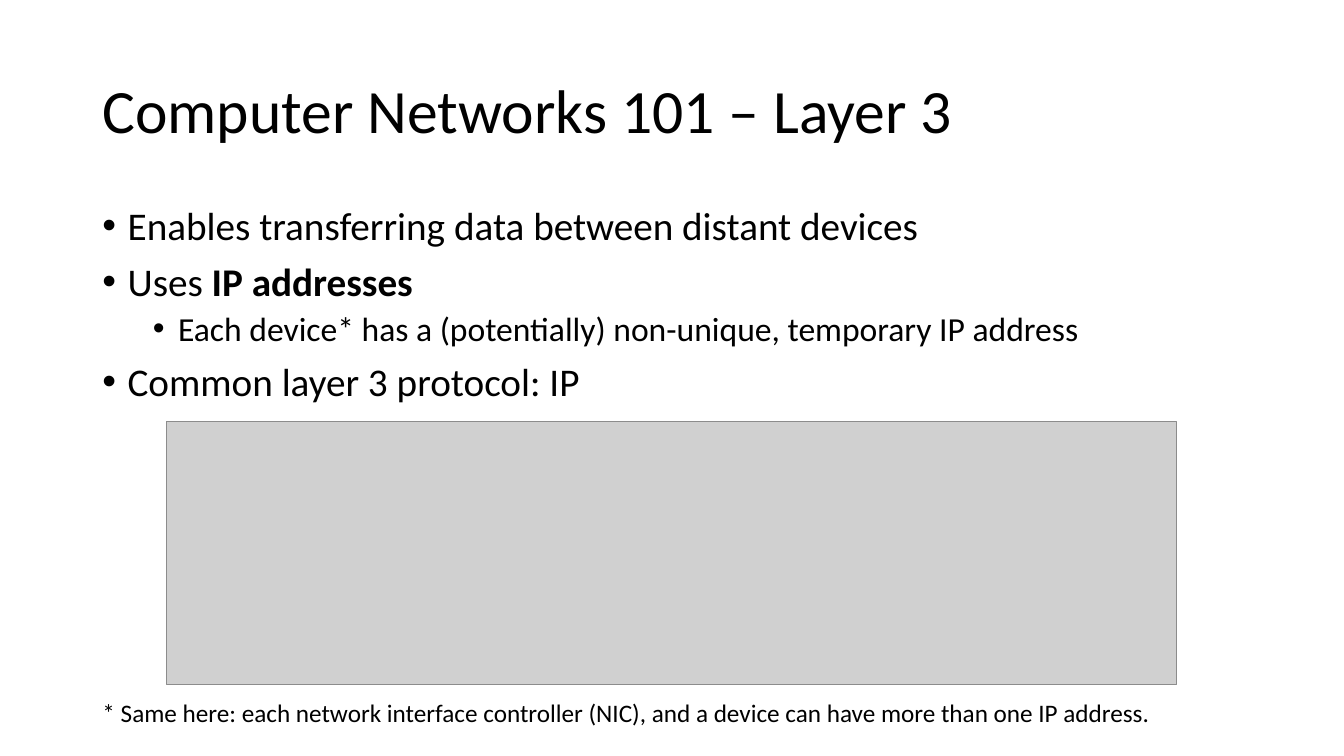
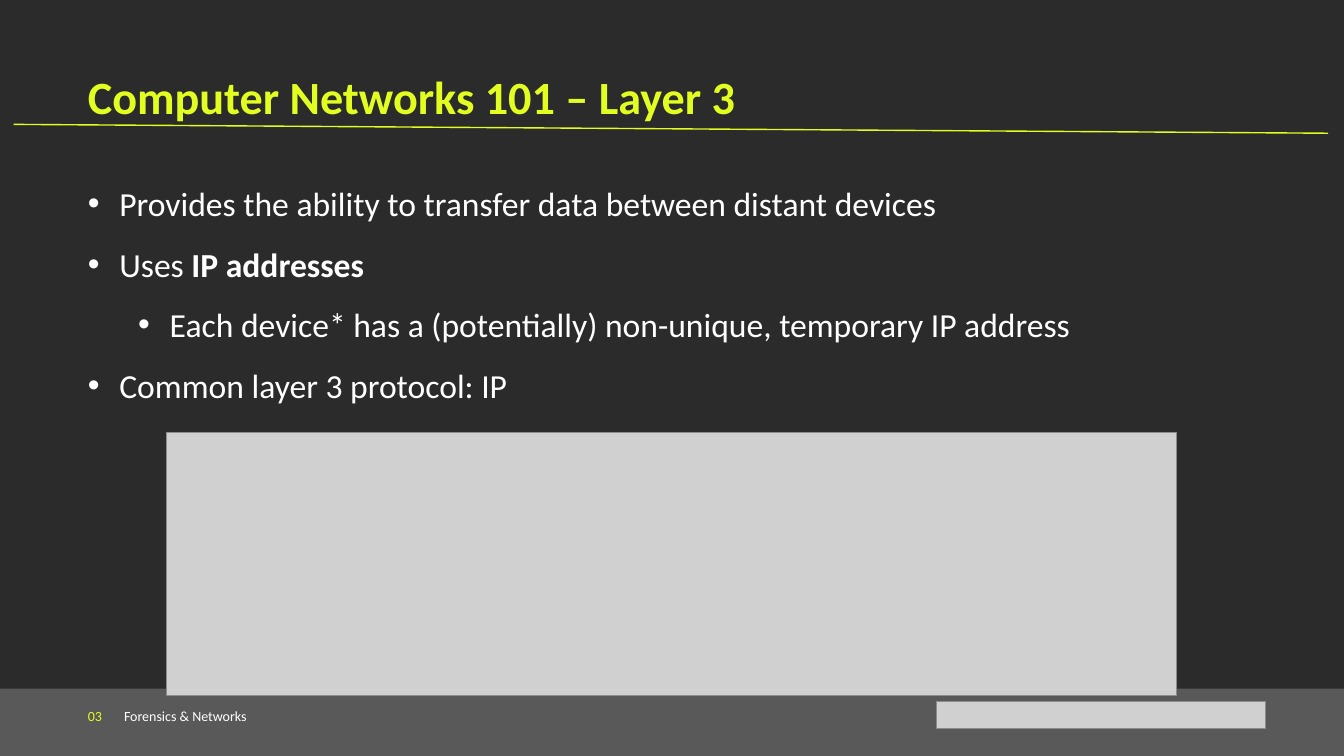
Before and after one commit to Cyanivde/technion-ctf, a slide deck: slide 12 of files/forensics-networks.pptx. Drawn at 1344x756 pixels with LibreOffice and Linux fonts; fonts in the diff are those of the drawing; grey boxes stand for pictures; background and template pictures are left out; a plain dark background stands for a picture behind light text. Boxes give left, top, right and bottom in pixels: in the first picture for what was removed or moved away, otherwise in the second. Text is boxed around its words. In the diff, an @@ line names an element or a change of style, - is before the commit and + after.

```diff
--- a/files/forensics-networks.pptx
+++ b/files/forensics-networks.pptx
@@ background #FFFFFF to picture (left out) @@
@@ text "Computer Networks 101 – Layer ...": place and size @@
-text "Computer Networks 101 – Layer ..." at [102, 90, 952, 143]
+text "Computer Networks 101 – Layer ..." at [88, 81, 735, 126]
@@ text "Computer Networks 101 – Layer ..." at [88, 81, 735, 126]: size 44 to 33 pt, text colour #000000 to #E2FE21, bold on; line spacing 0.9 to 1; vertical alignment middle to top @@
@@ line added from (14, 124) to (1329, 133), #E2FE21 1 pt @@
@@ text added at [119, 192, 1070, 404], 24 pt, text #FFFFFF @@
+• Provides the ability to transfer data between distant devices
+• Uses IP addresses
+  • Each device* has a (potentially) non-unique, temporary IP address
+• Common layer 3 protocol: IP
@@ text removed at [121, 212, 1149, 726] @@
-• Enables transferring data between distant devices
-• Uses IP addresses
-  • Each device* has a (potentially) non-unique, temporary IP address
-• Common layer 3 protocol: IP
-* Same here: each network interface controller (NIC), and a device can have more than one IP address.
@@ picture: place and size @@
-picture at [167, 421, 1178, 685]
+picture at [167, 433, 1178, 696]
@@ rectangle added at [0, 689, 1344, 756], fill #595959 @@
@@ text added at [88, 711, 246, 721], 10 pt, text #FFFFFF @@
+03 Forensics & Networks
@@ picture added at [937, 702, 1266, 729] @@
```
Also in this commit, not shown: 11 other slides changed, 3 slides added, 3 slides removed.
